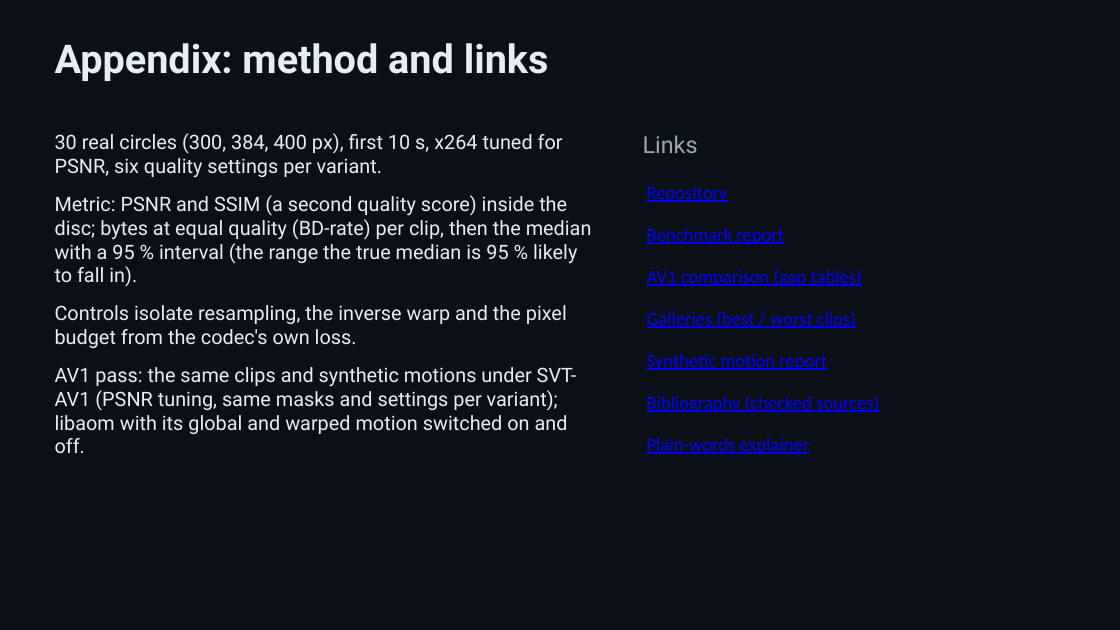
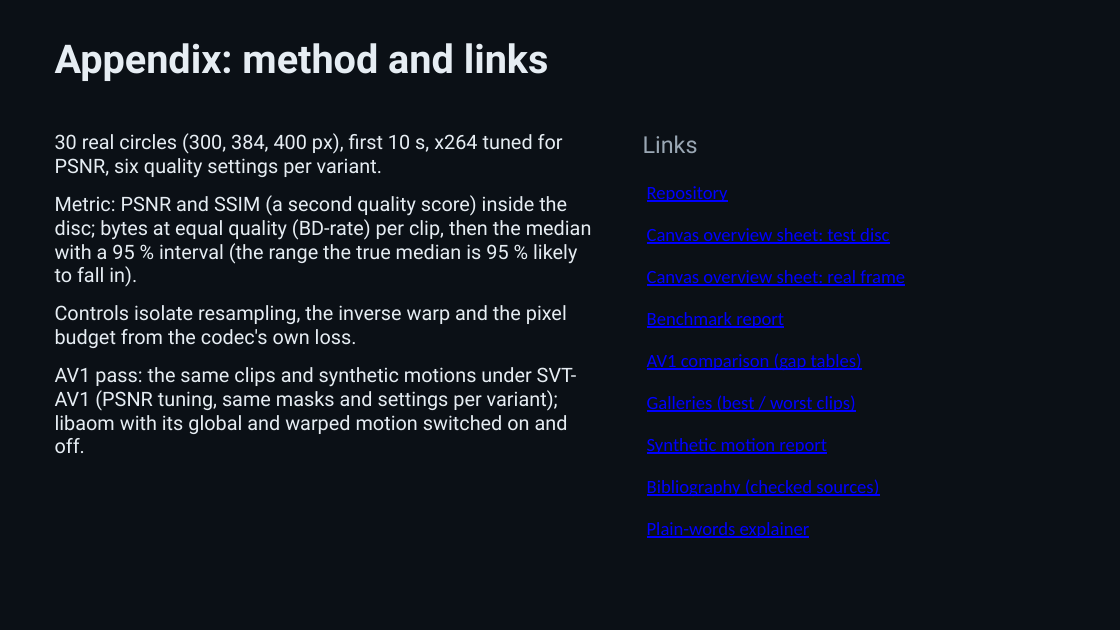
Before and after one commit to padington/polar-codec-site, a slide deck: slide 31 of slides/polar-codec.pptx (slide 25 before the commit). Drawn at 1120x630 pixels with LibreOffice and Linux fonts; fonts in the diff are those of the drawing. Boxes give left, top, right and bottom in pixels: in the first picture for what was removed or moved away, otherwise in the second. Text is boxed around its words. In the diff, an @@ line names an element or a change of style, - is before the commit and + after.

```diff
--- a/slides/polar-codec.pptx
+++ b/slides/polar-codec.pptx
@@ text added at box(647, 228, 889, 244), 16 pt, text #0000FF, underline @@
+Canvas overview sheet: test disc
@@ text added at box(647, 270, 905, 286), 16 pt, text #0000FF, underline @@
+Canvas overview sheet: real frame
@@ 6 texts: place and size @@
-6 texts at box(647, 228, 879, 454)
+6 texts at box(647, 312, 879, 538)
```
Also in this commit, not shown: 8 slides added, 2 slides removed, 25 other files.
